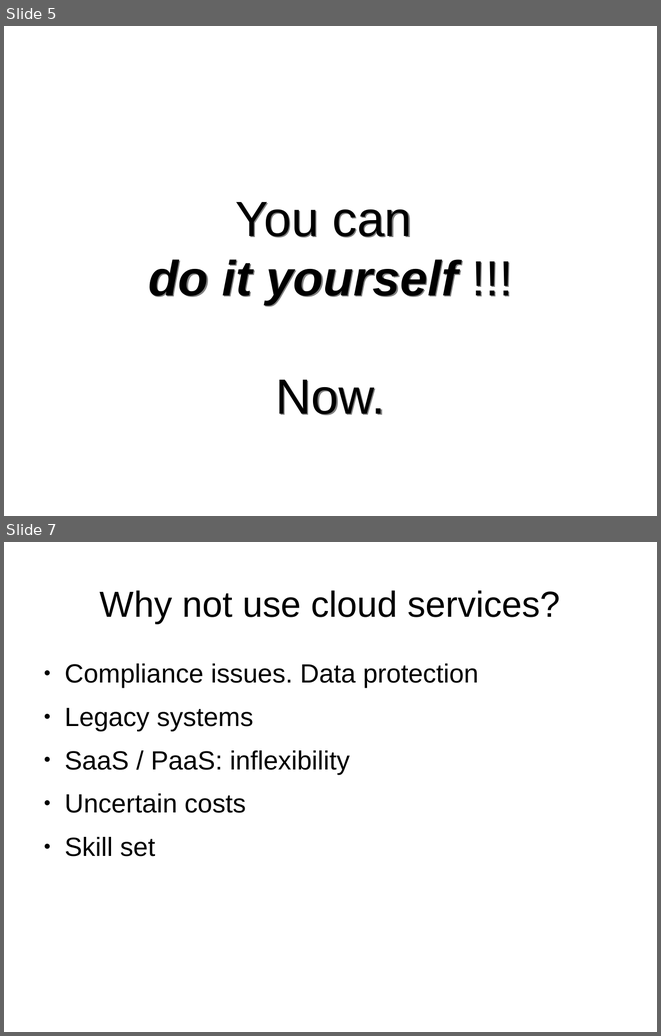
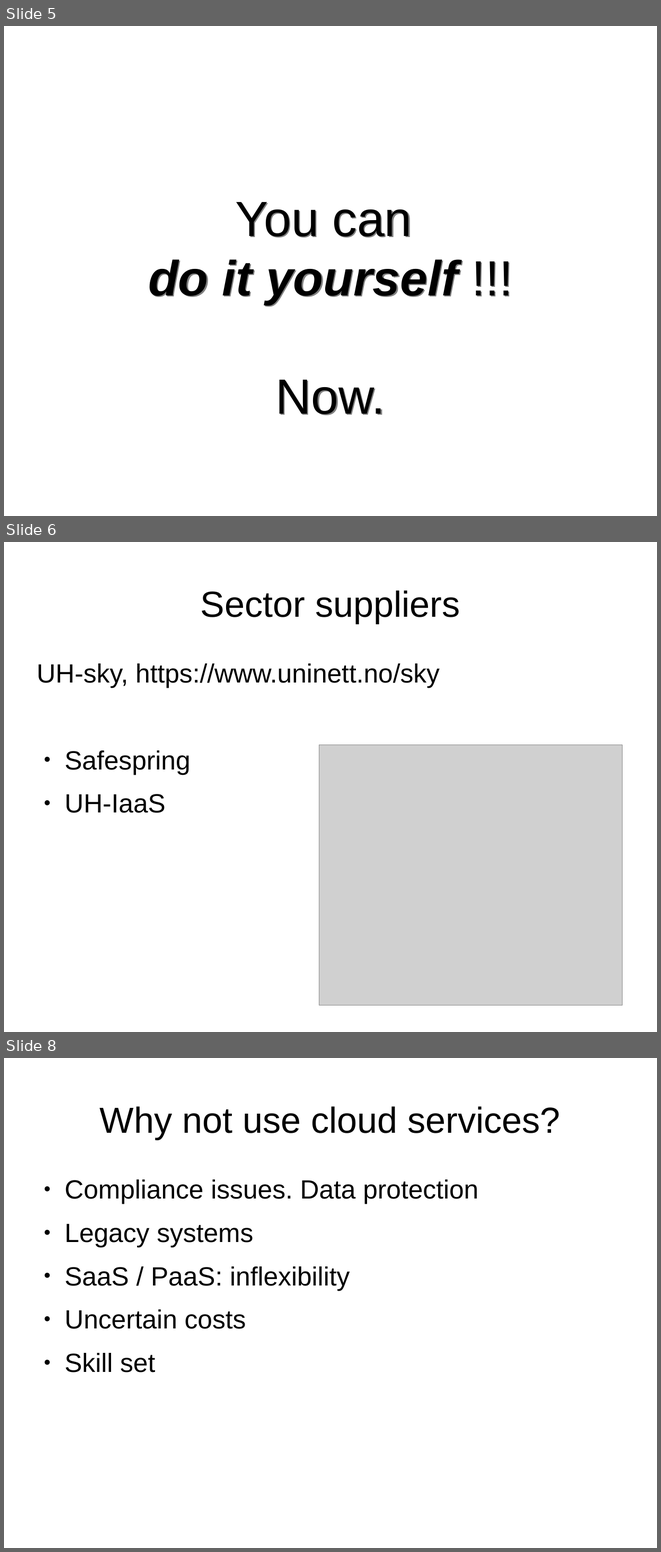
Before and after one commit to arnsteio/UH-IaaS-mini-workshop, a slide deck: UH-sky_IaaS-MiniWorkshop.odp. Shown one above the other, each under a label of ours: slides 5 and 7 before the commit, slides 5, 6 and 8 after it; the slides between them are not shown. The pictures are 661x1036 and 661x1552 pixels, drawn with LibreOffice and Linux fonts; fonts in the diff are those of the drawing; grey boxes stand for pictures. Boxes give left, top, right and bottom in pixels: in the first picture for what was removed or moved away, otherwise in the second. Text is boxed around its words. In the diff, an @@ line names an element or a change of style, - is before the commit and + after.

Commit message:
Rewrote lesson to be CLI-first Also, added suppliers in presentation - Numerous small edits wrt CLI and GUI

```diff
--- a/UH-sky_IaaS-MiniWorkshop.odp
+++ b/UH-sky_IaaS-MiniWorkshop.odp
@@ slide 6 added at bbox=[4, 542, 657, 1032], background #FFFFFF @@
@@ title added at bbox=[201, 590, 460, 623], 44 pt, text #000000 @@
+Sector suppliers
@@ text added at bbox=[37, 663, 440, 813], 32 pt, text #000000 @@
+UH-sky, https://www.uninett.no/sky
+● Safespring
+● UH-IaaS
@@ picture added at bbox=[319, 744, 623, 1005] @@
@@ what was slide 7 is now slide 8 @@
```
Also in this commit, not shown: 2 slides changed, 7 other files.
